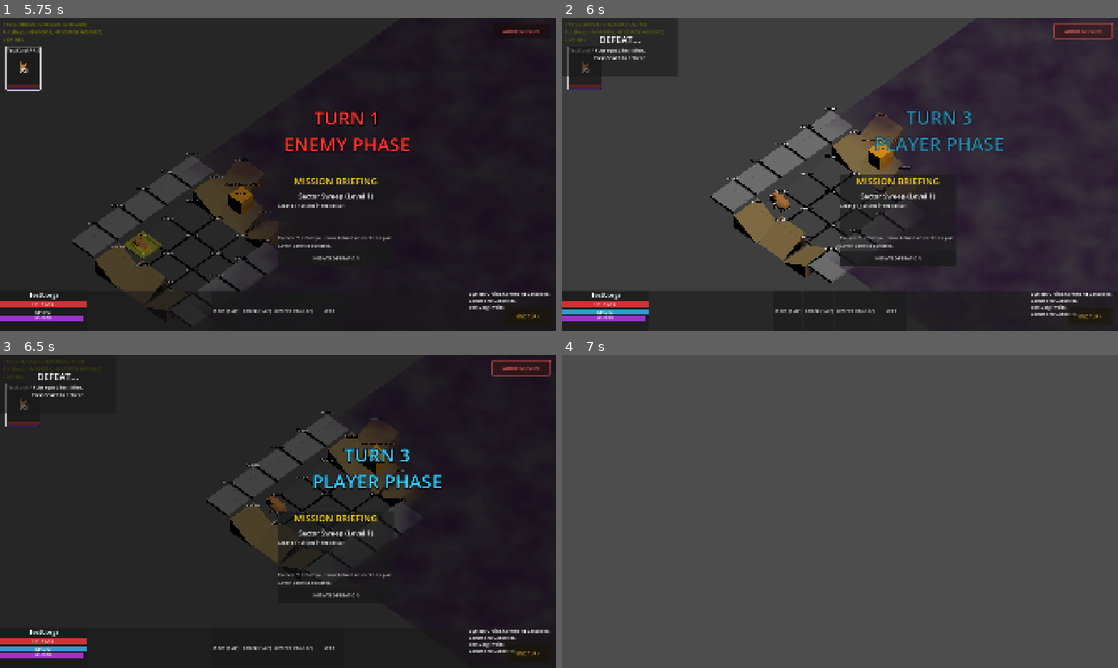
Above: before the commit, frames 1-4 (two rows, left to right).
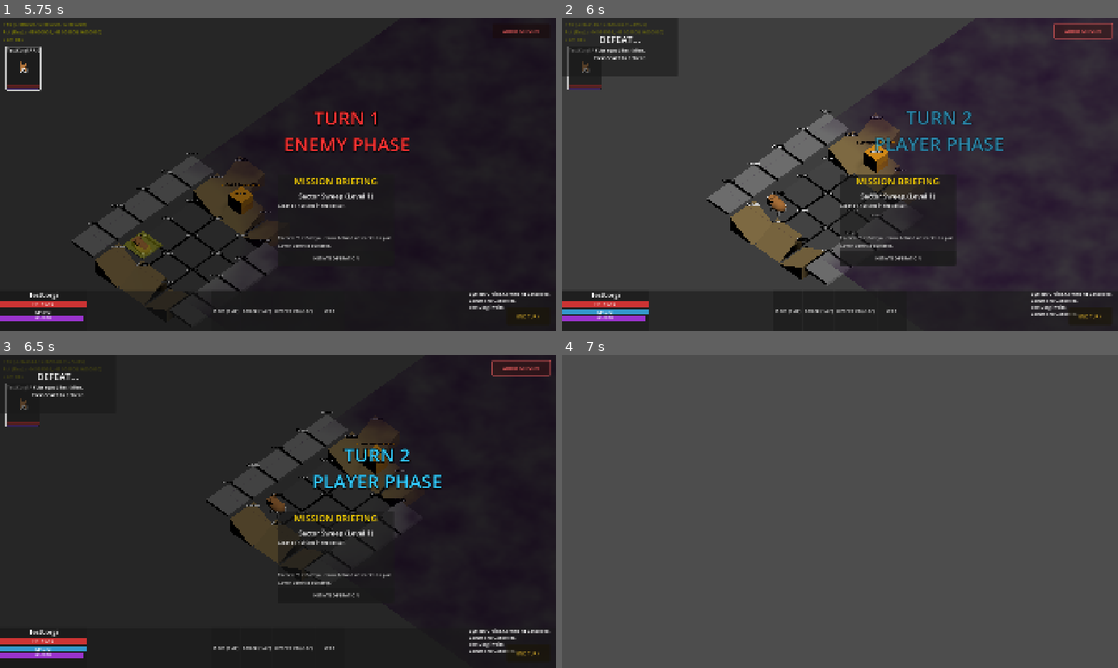
Above: after the commit, the same moments.

Repository: eldritch-dream/Bark-Com
Game: Godot game, scene res://scenes/Main3d.tscn
The game is run twice, just before and just after one commit, with the same random seed, the same clock (stepped at 60 frames per second) and the same inputs. This scene is started directly instead of the project's main scene. Sound files missing from this copy of the repository are replaced by a short silence.
Inputs (mouse positions are in pixels of both pictures, inside the frame that each line leads up to):
- Up to frame 1 (5.75 s): tap Enter (ui_accept) at 0.5 s; drag from (22, 68) to (333, 105) at 0.52 s; click (22, 68) at 1.27 s; click "Move (1 AP)" at 2 s; click "Attack (1 AP)" at 2.75 s; click "Overwatch (2 AP)" at 3.5 s; click "Wait" at 4.25 s; drag from (22, 68) to (250, 237) at 5.02 s
- Up to frame 2 (6 s): click "ABORT MISSION" at 5.75 s
- Up to frame 3 (6.5 s): no input
- Up to frame 4 (7 s): tap Space at 6.5 s; move the mouse to (895, 442) at 6.52 s; hold Right (ui_right) from 6.53 s (still down); hold Q from 6.53 s (still down)

Frame 1 is identical in both runs. In frame 2, 3.2% of the frame differs, in the area x 4-74%, y 1-87%; in frame 3, less than 0.1%; in frame 4, nothing differs.

Commit message:
1.Fix hack missions 2. Fix ai movement relating to verticality 3. Fix double enemy turn

Diff:
--- a/scripts/core/Main.gd
+++ b/scripts/core/Main.gd
@@ -584,8 +584,15 @@
 	# _spawn_enemies_point_buy(grid_manager, mission)
 
 	# Mission Setup (Terminals)
+	# Legacy spawning removed. Now we wire up terminals spawned by MissionManager.
 	if mission and mission.objective_type == ObjectiveManager.MissionType.HACKER:
-		_spawn_terminals(grid_manager)
+		# Wait for MissionManager to finish spawning (it happens in start_mission?)
+		# Actually, MissionManager.start_mission is called... where?
+		# It seems Main.gd assumes MissionManager has populated the grid.
+		pass
+
+
+
 
 	# Turn Manager Setup
 	turn_manager = TurnManager.new()
@@ -760,11 +767,24 @@
 			dummy_wave.wave_message = "Lootapalooza: 1 Guard Dog Detected!"
 			config.waves.append(dummy_wave)
 
+		# 3. Refresh Grid with Player Positions so Enemies don't spawn on top of them!
+		grid_manager.refresh_pathfinding(spawned_units)
+
 		print("Main: Starting MissionManager with Config -> Type: ", config.objective_type, " Count: ", config.objective_target_count)
 		mission_manager.start_mission(config, grid_manager)
+
 		mission_manager.register_player_units(spawned_units) # Essential for Signal connections!
 
 		all_units.append_array(mission_manager.spawned_units)  # Enemies
+
+		# WIRE UP TERMINALS (Moved here to ensure they exist!)
+		if config.objective_type == ObjectiveManager.MissionType.HACKER:
+			# Yield a frame to wait for spawn completion? MissionManager is sync usually.
+			var terminals = get_tree().get_nodes_in_group("Terminals")
+			print("Main: Wiring up ", terminals.size(), " Terminals (Post-Spawn).")
+			for term in terminals:
+				if not term.hack_complete.is_connected(_on_terminal_hack_complete):
+					term.connect("hack_complete", func(s): _on_terminal_hack_complete(s, term.grid_pos))
 
 	# Interactive props were already added to all_units in spawning block above (lines 418/432)
 
@@ -961,24 +981,56 @@
 		om.register_hack(success)
 
 	if success:
-		# Spawn 2 Rushers
-		spawn_reinforcement("Rusher", pos + Vector2(2, 2))
-		spawn_reinforcement("Rusher", pos + Vector2(-2, -2))
-
-		# Reveal Map (Bonus)
-		if vision_manager:
-			# Temporarily boost all units vision? Or just reveal fog manually?
-			# FogManager has default reveal?
-			# Let's just rely on visual callback for now. The plan said "Reveals all enemies".
-			# We can iterate enemies and make them 'seen'.
-			if turn_manager:
-				for u in turn_manager.units:
-					if is_instance_valid(u) and "faction" in u and u.faction == "Enemy":
-						# Cheat reveal? Or just ping them?
-						SignalBus.on_request_floating_text.emit(u.position, "DETECTED", Color.RED)
+		print("Main: Terminal Hacked at ", pos)
+		# Spawn 2 "Security Drone" Reinforcements
+		var rusher_data = load("res://scripts/resources/EnemyData.gd").new()
+		rusher_data.display_name = "Security Drone"
+		rusher_data.ai_behavior = rusher_data.AIBehavior.RUSHER
+		rusher_data.max_hp = 4
+		rusher_data.mobility = 4
+		rusher_data.visual_color = Color.ORANGE
+
+		for i in range(2):
+			var spawn_pos = Vector2(-1, -1)
+			# Spiral search around terminal
+			for attempts in range(30):
+				var offset = Vector2(randi_range(-3, 3), randi_range(-3, 3))
+				var candidate = pos + offset
+				if offset == Vector2.ZERO: continue # Don't spawn on terminal
+
+				if grid_manager.is_walkable(candidate):
+
+					# Check dynamic occupancy
+					var occupied = false
+					for u in spawned_units:
+						if is_instance_valid(u) and u.grid_pos == candidate and u.current_hp > 0:
+							occupied = true
+							break
+					if not occupied:
+						spawn_pos = candidate
+						break
+
+			if spawn_pos != Vector2(-1, -1):
+				var enemy = load("res://scripts/entities/EnemyUnit.gd").new()
+				add_child(enemy)
+				enemy.initialize_from_data(rusher_data)
+				enemy.initialize(spawn_pos)
+				enemy.position = grid_manager.get_world_position(spawn_pos)
+				spawned_units.append(enemy)
+
+				# Ensure TurnManager knows about it
+				if turn_manager and not turn_manager.units.has(enemy):
+					turn_manager.units.append(enemy)
+
+				print("Main: Security Drone dispatched to ", spawn_pos)
+				SignalBus.on_request_floating_text.emit(enemy.position, "ALERT!", Color.RED)
+
 	else:
-		# Spawn 1 Rusher
-		spawn_reinforcement("Rusher", pos + Vector2(0, 3))
+		print("Main: Terminal Hack Failed at ", pos)
+		# Punishment? Logic says 1 Rusher?
+		# If user didn't ask for punishment fix, I'll leave it empty or add simple punishment.
+		spawn_reinforcement("Rusher", pos + Vector2(0, 3)) # Keeping legacy fallback for fail case
+
 
 
 func spawn_reinforcement(type: String, near_grid_pos: Vector2):
--- a/scripts/fsm/units/UnitMoveState.gd
+++ b/scripts/fsm/units/UnitMoveState.gd
@@ -68,13 +68,21 @@
 			active_tween.tween_property(unit, "position", mid_point, 0.15)
 			active_tween.tween_property(unit, "position", world_target, 0.15)
 
-			if world_target != unit.position:
+			# Fix: Only look_at if we are moving horizontally.
+			# If pure vertical (Ladder), look_at(self) fails.
+			var flat_pos = Vector3(unit.position.x, 0, unit.position.z)
+			var flat_target = Vector3(world_target.x, 0, world_target.z)
+			if flat_pos.distance_squared_to(flat_target) > 0.01:
 				unit.look_at(Vector3(world_target.x, unit.position.y, world_target.z), Vector3.UP)
+
 		else:
 			# Standard Move
 			# Rotate towards target
-			if world_target != unit.position:
+			var flat_pos = Vector3(unit.position.x, 0, unit.position.z)
+			var flat_target = Vector3(world_target.x, 0, world_target.z)
+			if flat_pos.distance_squared_to(flat_target) > 0.01:
 				unit.look_at(Vector3(world_target.x, unit.position.y, world_target.z), Vector3.UP)
+
 
 			# Move
 			active_tween.tween_property(unit, "position", world_target, 0.25)
--- a/scripts/managers/MissionManager.gd
+++ b/scripts/managers/MissionManager.gd
@@ -204,8 +204,9 @@
 						for x in range(center.x - r, center.x + r + 1):
 							for y in range(center.y - r, center.y + r + 1):
 								var p = Vector2(x, y)
-								if not grid_manager.is_valid_pos(p):
+								if not grid_manager.grid_data.has(p):
 									continue
+
 
 								# Distance heuristic (Manhattan from center) = max(abs(dx), abs(dy))
 								# But just check walkability + reachability
@@ -606,6 +607,11 @@
 	enemy.position = grid_manager.get_world_position(spawn_pos)
 	enemy.grid_pos = spawn_pos
 
+	# Register in Grid immediately to prevent stacking!
+	if grid_manager.grid_data.has(spawn_pos):
+		grid_manager.grid_data[spawn_pos]["unit"] = enemy
+
+
 	# Default Visibility: Hidden (VisionManager will reveal if seen)
 	enemy.visible = false
 
--- a/scripts/managers/TurnManager.gd
+++ b/scripts/managers/TurnManager.gd
@@ -164,8 +164,10 @@
 
 
 func start_enemy_turn():
-	if game_over:
-		return
+	if game_over or current_turn == TurnState.ENEMY_TURN:
+		print("TurnManager: start_enemy_turn blocked (Game Over or Already Active).")
+		return
+
 	current_turn = TurnState.ENEMY_TURN
 
 	# Wait for any death cleanups (e.g. from Barrels) to resolve
@@ -220,7 +222,9 @@
 					# Wait for pan + moment of recognition
 					await get_tree().create_timer(1.5).timeout
 
-				print("TM: Awaiting action for ", unit.name)
+				print("TM [", get_instance_id(), "]: Awaiting action for ", unit.name, " (", unit.get_instance_id(), ")")
+
+
 				unit.decide_action(units, gm)
 
 				if unit.has_signal("action_complete"):
